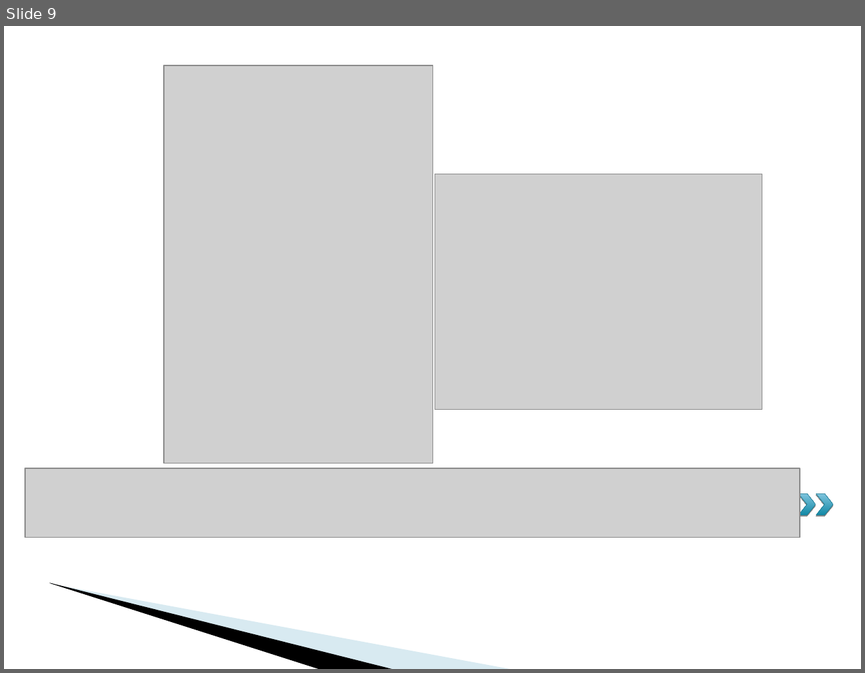
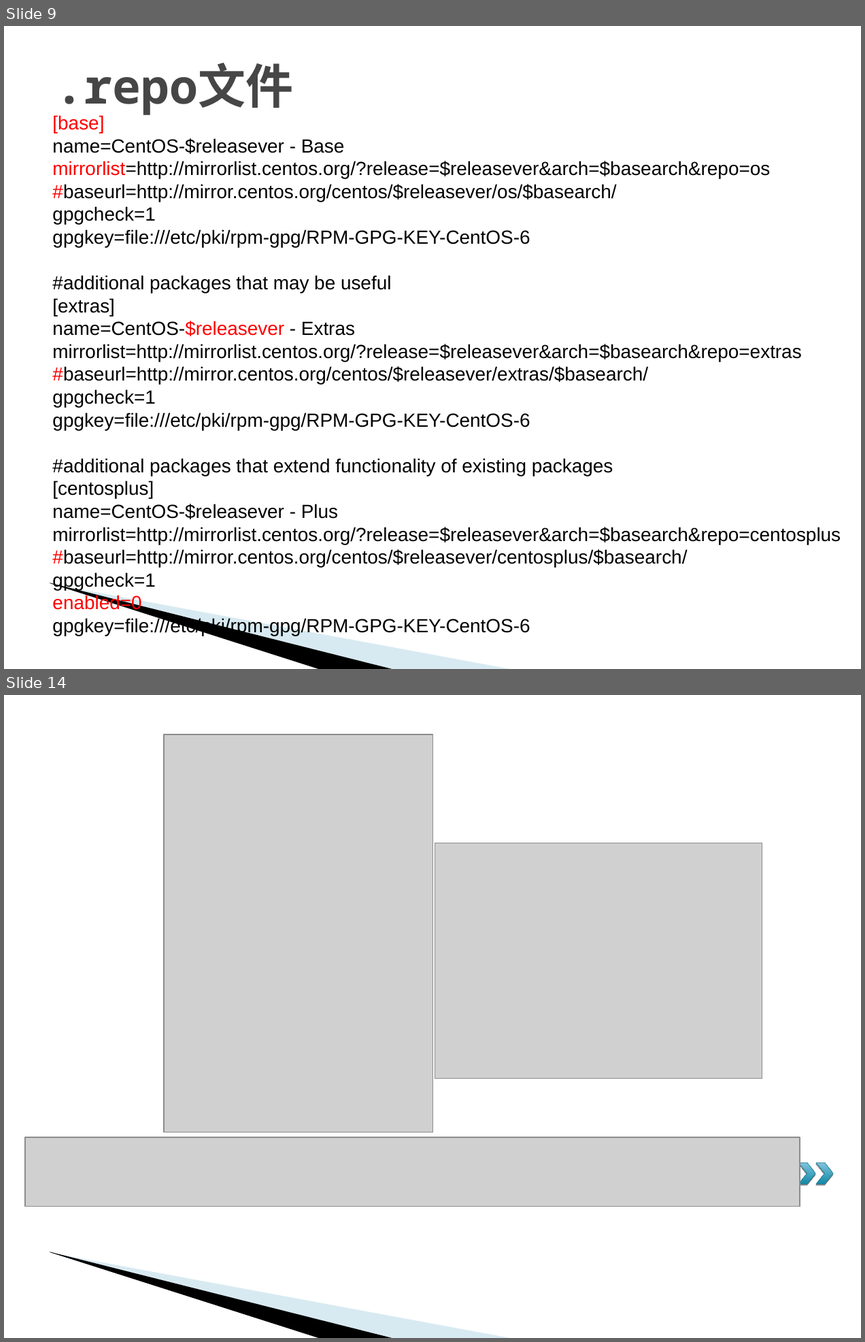
Before and after one commit to L3w1s-L1u/_outline, a slide deck: Linux_Server_2015/Linux包管理器和源码编译.ppt. Shown one above the other, each under a label of ours: slide 9 before the commit, slides 9 and 14 after it; the slides between them are not shown. The pictures are 865x673 and 865x1342 pixels, drawn with LibreOffice and Linux fonts; fonts in the diff are those of the drawing; grey boxes stand for pictures; background and template pictures are left out. Boxes give left, top, right and bottom in pixels: in the first picture for what was removed or moved away, otherwise in the second. Text is boxed around its words. In the diff, an @@ line names an element or a change of style, - is before the commit and + after.

```diff
--- a/Linux_Server_2015/Linux包管理器和源码编译.ppt
+++ b/Linux_Server_2015/Linux包管理器和源码编译.ppt
@@ slide 9 added at (4,26,861,669), background #FFFFFF; not listed: 2 template elements that a slide beside it also shows @@
@@ text added at (55,63,293,115), 40 pt, text #464646, bold @@
+.repo文件
@@ text added at (52,115,840,635), 16 pt, text #000000 @@
+[base]
+name=CentOS-$releasever - Base
+mirrorlist=http://mirrorlist.centos.org/?release=$releasever&arch=$basearch&repo=os
+#baseurl=http://mirror.centos.org/centos/$releasever/os/$basearch/
+gpgcheck=1
+gpgkey=file:///etc/pki/rpm-gpg/RPM-GPG-KEY-CentOS-6
+#additional packages that may be useful
+[extras]
+name=CentOS-$releasever - Extras
+mirrorlist=http://mirrorlist.centos.org/?release=$releasever&arch=$basearch&repo=extras
+#baseurl=http://mirror.centos.org/centos/$releasever/extras/$basearch/
+gpgcheck=1
+gpgkey=file:///etc/pki/rpm-gpg/RPM-GPG-KEY-CentOS-6
+#additional packages that extend functionality of existing packages
+[centosplus]
+name=CentOS-$releasever - Plus
+mirrorlist=http://mirrorlist.centos.org/?release=$releasever&arch=$basearch&repo=centosplus
+#baseurl=http://mirror.centos.org/centos/$releasever/centosplus/$basearch/
+gpgcheck=1
+enabled=0
+gpgkey=file:///etc/pki/rpm-gpg/RPM-GPG-KEY-CentOS-6
@@ what was slide 9 is now slide 14 @@
```
Also in this commit, not shown: 1 slide changed, 4 other slides added.
